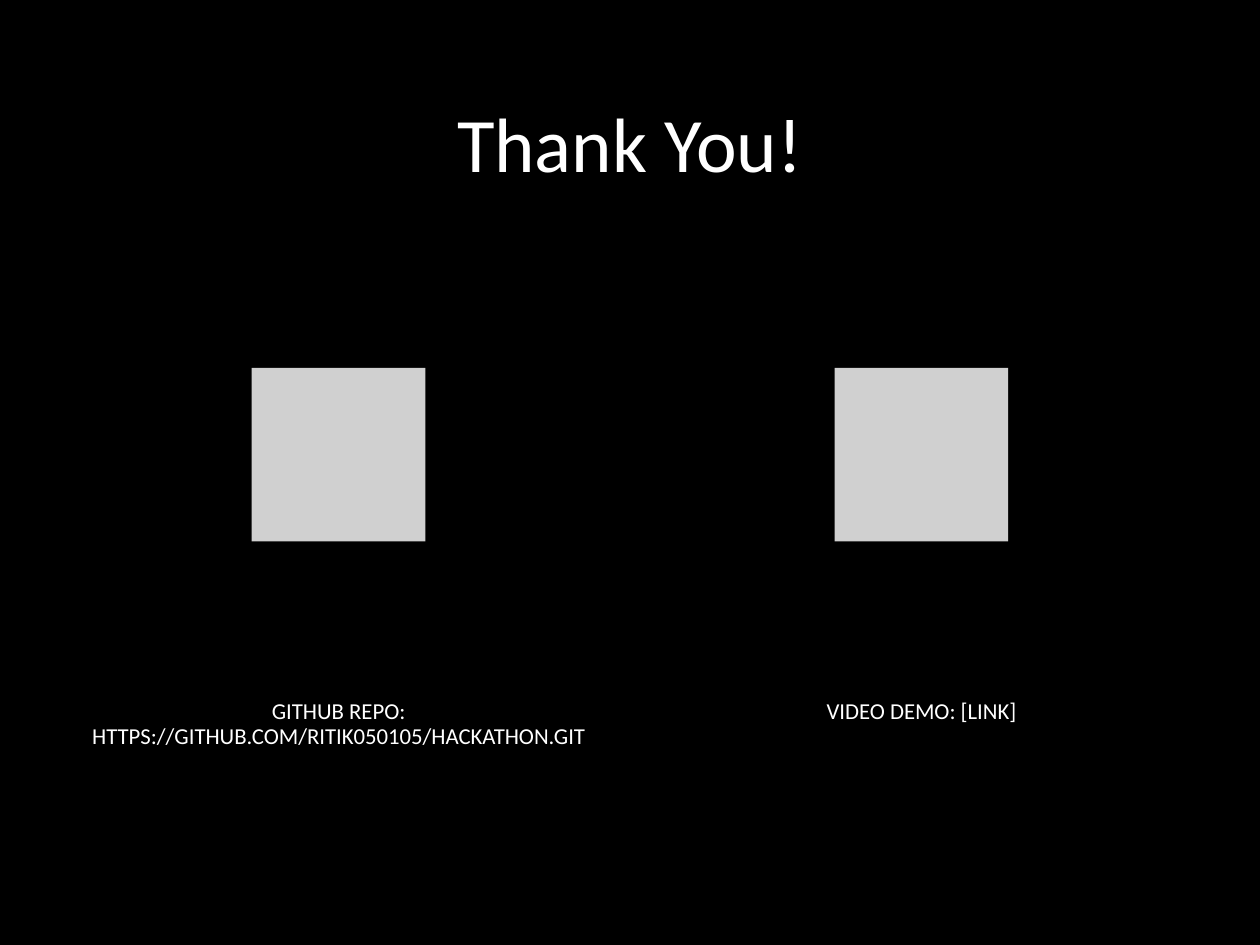
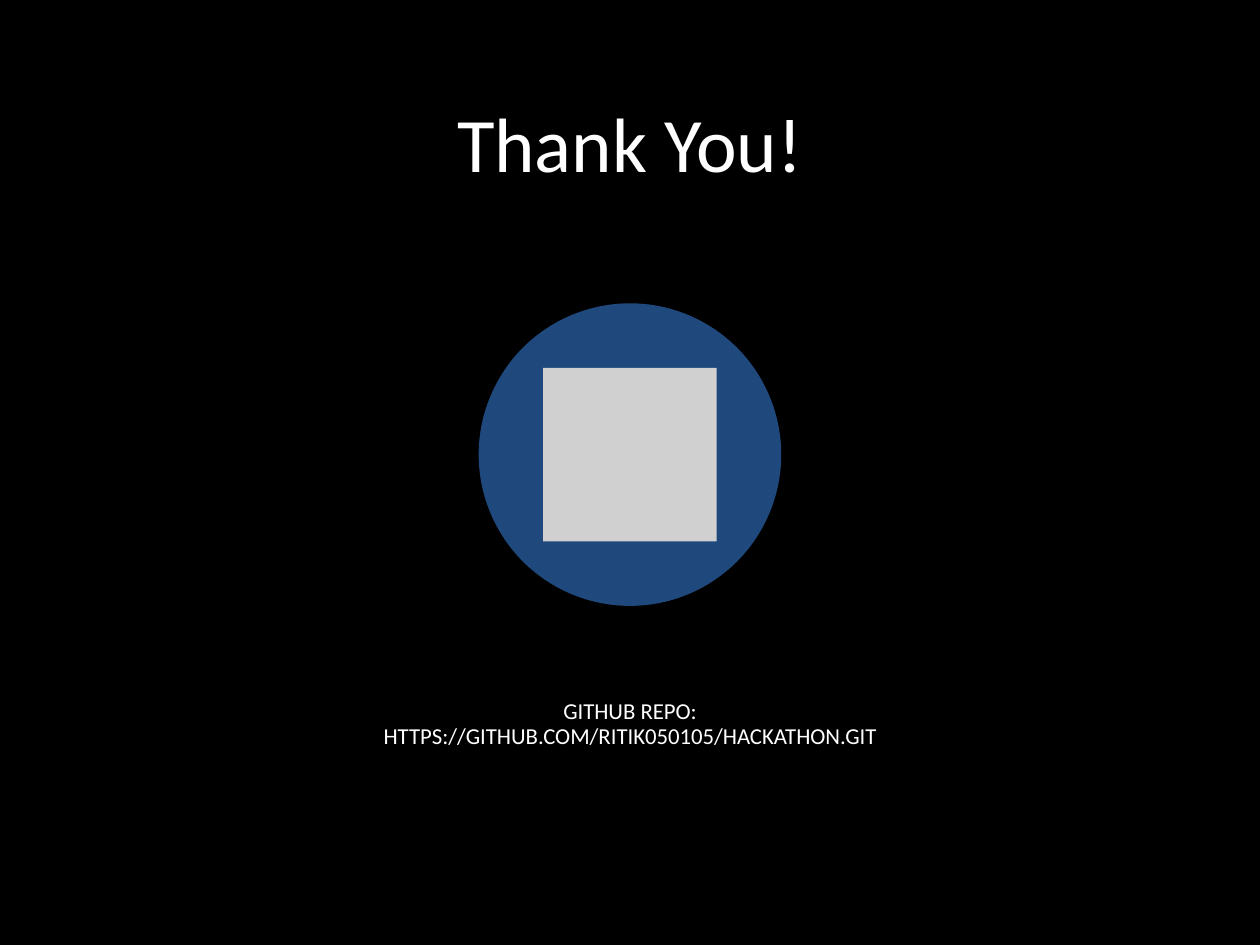
Before and after one commit to Ritik050105/Hackathon, a slide deck: slide 10 of Hackathon Presentation.pptx. Drawn at 1260x945 pixels with LibreOffice and Linux fonts; fonts in the diff are those of the drawing; grey boxes stand for pictures; background and template pictures are left out. Boxes give left, top, right and bottom in pixels: in the first picture for what was removed or moved away, otherwise in the second. Text is boxed around its words. In the diff, an @@ line names an element or a change of style, - is before the commit and + after.

```diff
--- a/Hackathon Presentation.pptx
+++ b/Hackathon Presentation.pptx
@@ ellipse added at <box>479,304,781,606</box>, fill #1F497D @@
@@ picture: place and size @@
-picture at <box>252,368,426,542</box>
+picture at <box>543,368,717,542</box>
@@ text "GITHUB REPO: HTTPS://GITHUB.COM/RITIK050105/HACKATHON.GIT": place and size @@
-text "GITHUB REPO: HTTPS://GITHUB.COM/RITIK050105/HACKATHON.GIT" at <box>92,704,585,745</box>
+text "GITHUB REPO: HTTPS://GITHUB.COM/RITIK050105/HACKATHON.GIT" at <box>384,704,877,745</box>
@@ group removed at <box>188,304,1072,722</box>: 2 ellipses, 1 picture, 1 text @@
-VIDEO DEMO: [LINK]
```
Also in this commit, not shown: 1 other slide changed.
